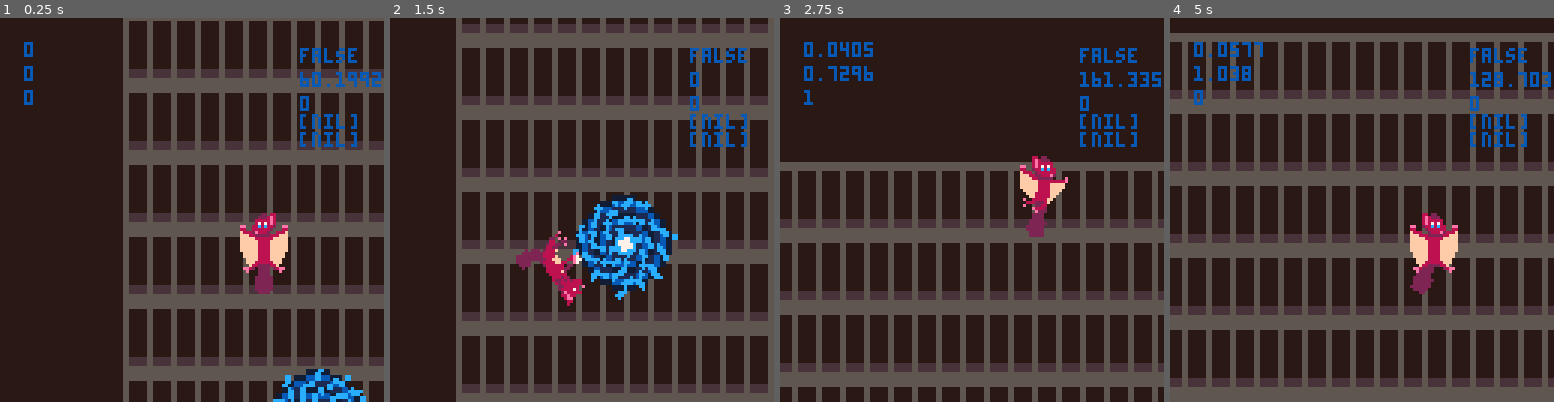
Above: before the commit, frames 1-4 (left to right).
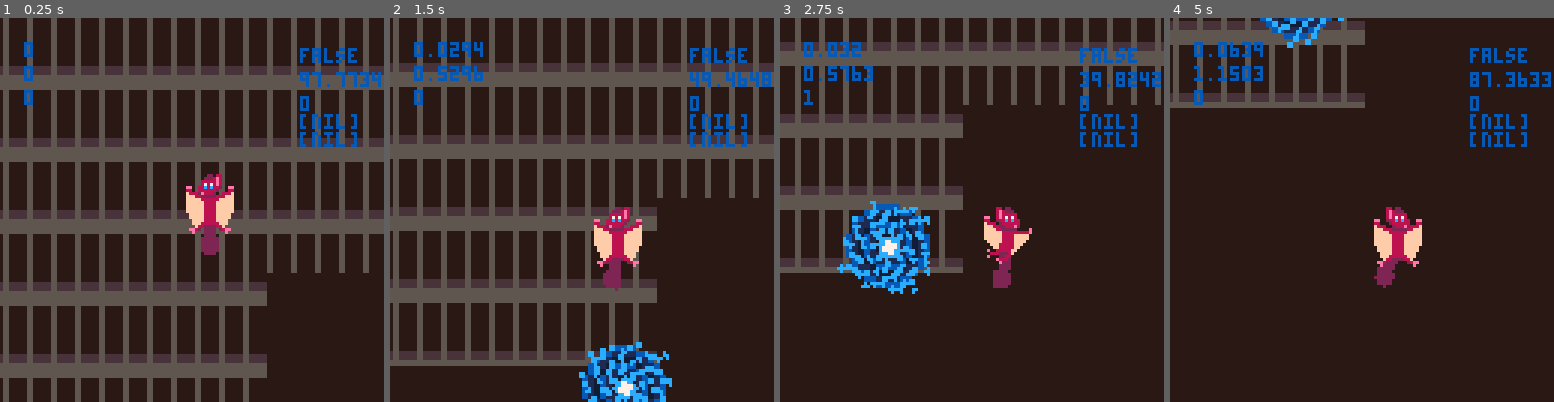
Above: after the commit, the same moments.

Repository: acmcpheron02/quantanamo
Game: PICO-8 cartridge quantanamo.p8
Two runs of this game, one before a commit and one after it. Both use one fixed random seed, a clock stepped at 60 frames per second and the inputs below.
Inputs:
- Up to frame 1 (0.25 s): no input
- Up to frame 2 (1.5 s): tap X (X key) at 0.33, 1.07 s
- Up to frame 3 (2.75 s): hold Right 1.6-2.1 s; tap X (X key) at 1.85 s; hold Right from 2.47 s (still down)
- Up to frame 4 (5 s): tap X (X key) at 2.97, 4.08 s; release Right at 3.03 s; hold Left 3.08-3.58 s; hold Right 4.02-4.68 s

The runs differ from the first frame. In frame 1, 30% of the frame differs, in the area x 0-100%, y 0-100%; in frame 2, 66%; in frame 3, 50%; in frame 4, 51%.

Commit message:
Finished well functions

Diff:
--- a/quantanamo.p8
+++ b/quantanamo.p8
@@ -10,20 +10,27 @@
 poke(0x5f2e,1)
 
 function _init()
-  make_player(150, 60)
-  make_camera(44,-44)
-  make_well(160, 120)
+  make_player(300, 300)
+  make_camera(238, 270)
+  make_well(300, 400)
   rot=27/360
 end
 
 function _update60()
-	rot-=6.6/360
+	rot-=7/360
 	x_btn:update()
 	if player.cooldown == 0 then
 		collisions()
 	end
 	player.update()
-	follow_player()
+
+	if player.state != 'hold' then
+		follow_player()
+	end
+
+	if player.state == 'hold' or player.cooldown > 0 then
+		center_well()
+	end
 end
 
 function _draw()
@@ -50,22 +57,22 @@
 end
 
 __gfx__
-00aaa00a0000007007000000000000555500000000011000000110338800000000000088ffffffff000000000000000000000000000000000000000000000000
-00aaaaa00000007007007700000055666655000000011000001113833300000000000033ffffffff000000000000000000000000000000000000000000000000
-0bbbaaa00007007070770000000566444466500000011000033333832333000000003332ffffffff000000000000000000000000000000000000000000000000
-bbbbbaaa0007000700000000005644555544650000011000039393832223331111333222ff000000000000000000000000000000000000000000000000000000
-bbbb9baa7007007000777000056445666654465000011000337373312222233333322222ff000000000000000000000000000000000000000000000000000000
-bbb9bbaa0700707007000700056456444465465000111100333333102222223333222222ff000000000000000000000000000000000000000000000000000000
-bbbbbb000700700770770077564564455446546500111100183331002222223333222222ff000000000000000000000000000000000000000000000000000000
-abbbb0000070077997007000564564566546546500111100011111002222223333222222ff000000000000000000000000000000000000000000000000000000
-00aaa00a0070007997700700564564566546546500111100000000332222223333222222ff000000000000000000000000000000000000000000000000000000
-00aaaaa00007000770070070564564455446546500111100003331830222223333222220ff000000000000000000000000000000000000000000000000000000
-0bb9aaa00000700707007070056456444465465001111110803733830222223333222220ff000000000000000000000000000000000000000000000000000000
-bb9bbaaa0700077007007007056445666654465001111110333933830022223333222200ff000000000000000000000000000000000000000000000000000000
-bbbbbbaa0070000070070700005644555544650001111110333333310022233333322200ff000000000000000000000000000000000000000000000000000000
-bbbbbbaa0007707700700700000566444466500001111110033333310002331111332000ff000000000000000000000000000000000000000000000000000000
-bbbbbb000000070007007000000055666655000001111110001333110883100000013880ff000000000000000000000000000000000000000000000000000000
-abbbb0000000000070000000000000555500000000111100000113100080000000000800ff000000000000000000000000000000000000000000000000000000
+aa0a00000000000070000000000000000000000000011000000110338800000000000088ffffffff000000000000000000000000000000000000000000000000
+bba000000000700700007000000000666600000000011000001113833300000000000033ffffffff000000000000000000000000000000000000000000000000
+bbba00000000707000770000000066444466000000011000033333832333000000003332ffffffff000000000000000000000000000000000000000000000000
+abba00007007007007000000000644555544600000011000039393832223331111333222ff000000000000000000000000000000000000000000000000000000
+000000000707070070777000006445666654460000011000337373312222233333322222ff000000000000000000000000000000000000000000000000000000
+000000000707007077000700006456444465460000111100333333102222223333222222ff000000000000000000000000000000000000000000000000000000
+000000000700700770770070064564455446546000111100183331002222223333222222ff000000000000000000000000000000000000000000000000000000
+000000000070077997007007064564566546546000111100011111002222223333222222ff000000000000000000000000000000000000000000000000000000
+000000007007007997700700064564566546546000111100000000332222223333222222ff000000000000000000000000000000000000000000000000000000
+000000000700770770070070064564455446546000111100003331830222223333222220ff000000000000000000000000000000000000000000000000000000
+000000000077000707007007006456444465460001111110803733830222223333222220ff000000000000000000000000000000000000000000000000000000
+000000000000777007007000006445666654460001111110333933830022223333222200ff000000000000000000000000000000000000000000000000000000
+000000000070000070070000000644555544600001111110333333310022233333322200ff000000000000000000000000000000000000000000000000000000
+000000000007707700700000000066444466000001111110033333310002331111332000ff000000000000000000000000000000000000000000000000000000
+000000000000070007000000000000666600000001111110001333110883100000013880ff000000000000000000000000000000000000000000000000000000
+000000000000700070000000000000000000000000111100000113100080000000000800ff000000000000000000000000000000000000000000000000000000
 00aaaa000a00000000000000000000000000008800000031130000000000000000031113ff000000000000000000000000000000000000000000000000000000
 00aaaaa0a000000000000000000000000000003300000333333000000000000000133333ff000000000000000000000000000000000000000000000000000000
 0bbbbaaa0000000000000000000000000000333200003333333300000000998111123333ff000000000000000000000000000000000000000000000000000000
--- a/util.p8
+++ b/util.p8
@@ -54,16 +54,21 @@
 	cam.y = y
 
 	function follow_player()
-	local bounds = 32
+	local bounds = 20
     local offset = 64
     --right bounds
     if (player.x+player.w-offset > cam.x + bounds) then cam.x = flr(player.x) + player.w - offset - bounds end
     --left bounds
     if (player.x-offset < cam.x - bounds) then cam.x = flr(player.x) - offset + bounds end
     --lower bounds
-    if (player.y+player.h-offset > cam.y + bounds/1.5) then cam.y = flr(player.y) + player.h - offset - bounds/1.5 end
+    if (player.y+player.h-offset > cam.y + bounds) then cam.y = flr(player.y) + player.h - offset - bounds end
     --upper bounds
-    if (player.y-offset < cam.y - bounds/1.5) then cam.y = flr(player.y) - offset + bounds/1.5 end
+    if (player.y-offset < cam.y - bounds) then cam.y = flr(player.y) - offset + bounds end
+	end
+
+	function center_well(w)
+		cam.x = (cam.x*15 + player.x-58)/16
+		cam.y = (cam.y*15 + player.y-68)/16
 	end
 
 	function cam.draw_camera()
@@ -86,9 +91,9 @@
 	if colldist <= 16 then
 		hold_well(w)
 	end
-	if colldist > 16 and colldist < 50 then
-		player.vx += sgn(xdist) * 0.1
-		player.vy += sgn(ydist) * 0.1
+	if colldist > 16 and colldist < 64 then
+		player.vx += sgn(xdist) * 0.03
+		player.vy += sgn(ydist) * 0.03
 	end
 end
 
